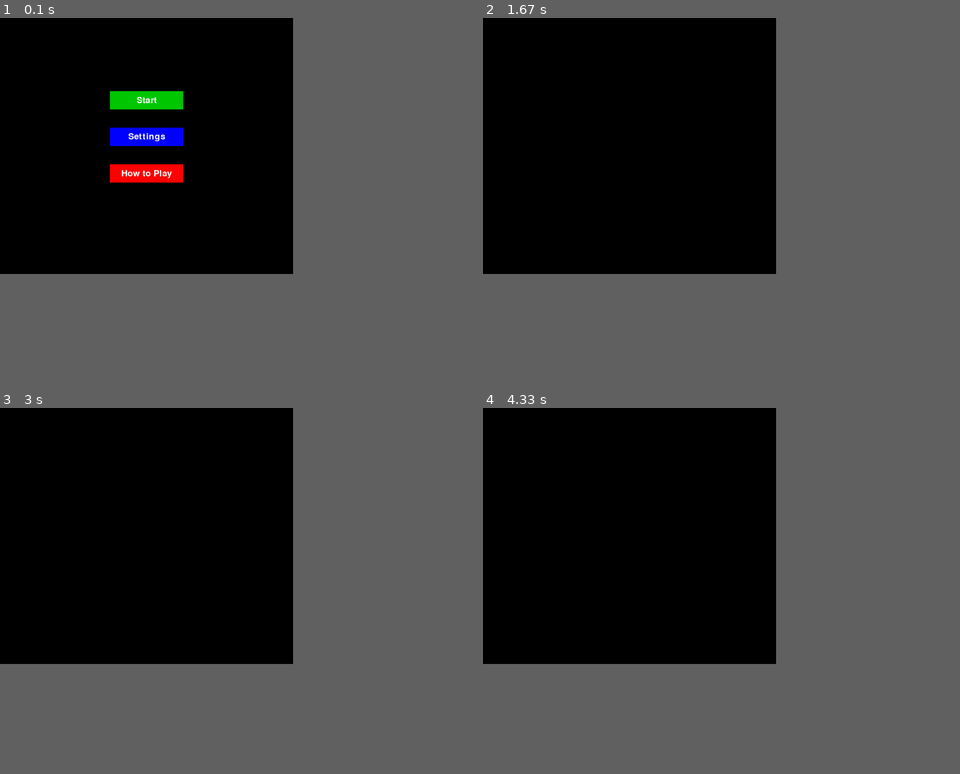
Above: before the commit, frames 1-4 (two rows, left to right).
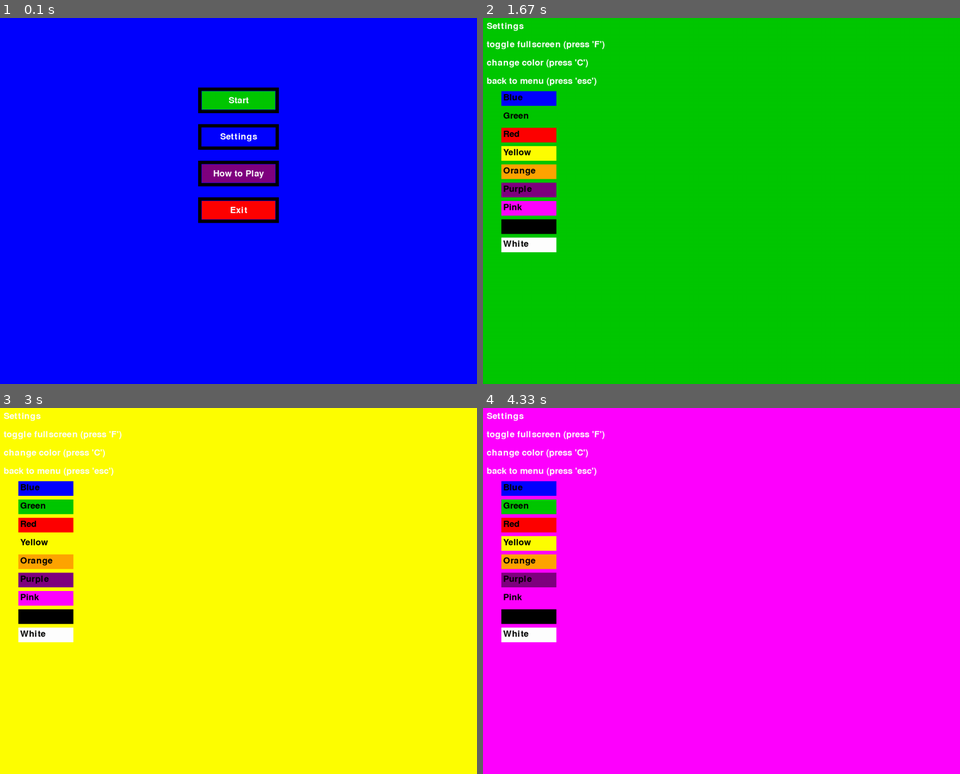
Above: after the commit, the same moments.

Repository: phrogpin/random-lil-projects
Game: pygame game, started from CODE/my own stuff/python stuff/garbage stuff in pygame/(prototype) 2d single player vers. of dice game/game.py
Same seed, same stepped clock (60 frames per second), same inputs: the game is played once before the commit and once after it.
Inputs (mouse positions are in pixels of both pictures, inside the frame that each line leads up to):
- Up to frame 1 (0.1 s): no input
- Up to frame 2 (1.67 s): click "How to Play" at 0.38 s; click (721, 138) at 0.72 s, where only the run after the commit has a clickable "Settings"; tap C at 1.17 s; click (530, 116) at 1.55 s, where only the run after the commit has a clickable "Green"
- Up to frame 3 (3 s): click (66, 580) at 1.88 s; click (47, 488) at 2.22 s, where only the run after the commit has a clickable "Blue"; click (47, 525) at 2.55 s, where only the run after the commit has a clickable "Red"; click (47, 543) at 2.88 s, where only the run after the commit has a clickable "Yellow"
- Up to frame 4 (4.33 s): click (540, 510) at 3.22 s; click (530, 561) at 3.55 s, where only the run after the commit has a clickable "Orange"; click (530, 580) at 3.88 s, where only the run after the commit has a clickable "Purple"; click (530, 598) at 4.22 s, where only the run after the commit has a clickable "Pink"
The window is 553x484 before the commit and 900x692 after it. Grey fills any space a smaller window leaves; there, only what the larger window draws over its background counts as a difference.

The runs differ from the first frame. In frame 1, 41% of the frame differs, in the area x 0-62%, y 0-70%; in frame 2, 42%; in frame 3, 42%; in frame 4, 42%.

Commit message:
added a exit button, and moved a few things around background color should now be fixed everywhere

Diff:
--- a/CODE/my own stuff/python stuff/garbage stuff in pygame/2d single player vers. of dice game/game.py
+++ b/CODE/my own stuff/python stuff/garbage stuff in pygame/(prototype) 2d single player vers. of dice game/game.py
@@ -1,13 +1,13 @@
 import pygame
 import sys
+import main
 import settings
-import main
 import how_to_play
 from settings import settings_screen
+from how_to_play import how_to_play_screen
 
 # game loop
 running = True
-game = False
 game_active = False
 settings_active = False
 how_to_play_active = False
@@ -18,7 +18,6 @@
     for event in pygame.event.get():
         if event.type == pygame.QUIT:
             running = False
-
 
         if event.type == pygame.MOUSEBUTTONDOWN:
             if main.start_button.collidepoint(event.pos):
@@ -33,41 +32,61 @@
                 # how to play button clicked
                 print("how to play button clicked")
                 how_to_play_active = True
+            elif main.exit_button.collidepoint(event.pos):
+                # exit button clicked
+                print("exit button clicked")
+                pygame.quit()
+                sys.exit()
 
     # fill the screen with a color
-    main.screen.fill(main.black)
+    main.screen.fill(main.background_color)
 
     if game_active:
         # game logic here
         pass
 
     elif settings_active:
+        # draw the settings button frame here
+        for frame in main.button_frames:
+            pygame.draw.rect(main.screen, main.black, frame, 9)
+
         # draw the settings screen here
-        settings_screen(main.screen, main.screen_width, main.screen_height)
+        settings_screen(main.screen, main.screen_width, main.screen_height, main.background_color)
         settings_active = False # exits settings screen and returns to main menu
-        pass
 
     elif how_to_play_active:
+        # draw the how to play button frame here
+        for frame in main.button_frames:
+            pygame.draw.rect(main.screen, main.black, frame, 9)
+
         # draw the how to play screen here
-        pass
+        how_to_play_screen(main.screen, main.screen_width, main.screen_height)
+        how_to_play_active = False # exits how to play screen and returns to main menu
 
     else:
         # main menu logic here
 
+        # draw the button frames
+        for frame in main.button_frames:
+            pygame.draw.rect(main.screen, main.black, frame, 9)
+
         # display the buttons
         pygame.draw.rect(main.screen, main.green, main.start_button)
         pygame.draw.rect(main.screen, main.blue, main.settings_button)
-        pygame.draw.rect(main.screen, main.red, main.how_to_play_button)
+        pygame.draw.rect(main.screen, main.purple, main.how_to_play_button)
+        pygame.draw.rect(main.screen, main.red, main.exit_button)
 
         # render button text
         start_text = main.font.render("Start", True, main.white)
         settings_text = main.font.render("Settings", True, main.white)
         how_to_play_text = main.font.render("How to Play", True, main.white)
+        exit_text = main.font.render("Exit", True, main.white)
 
         # display button text inside of the buttons
         main.screen.blit(start_text, (main.start_button.centerx - start_text.get_width() // 2, main.start_button.centery - start_text.get_height() // 2))
         main.screen.blit(settings_text, (main.settings_button.centerx - settings_text.get_width() // 2, main.settings_button.centery - settings_text.get_height() // 2))
         main.screen.blit(how_to_play_text, (main.how_to_play_button.centerx - how_to_play_text.get_width() // 2, main.how_to_play_button.centery - how_to_play_text.get_height() // 2))
+        main.screen.blit(exit_text, (main.exit_button.centerx - exit_text.get_width() // 2, main.exit_button.centery - exit_text.get_height() // 2))
 
     # update the display
     pygame.display.flip()
--- /dev/null
+++ b/CODE/my own stuff/python stuff/garbage stuff in pygame/(prototype) 2d single player vers. of dice game/how_to_play.py
@@ -0,0 +1,6 @@
+import pygame
+import sys
+import main
+
+def how_to_play_screen(screen, screenwidth, screen_height):
+    pass
--- a/CODE/my own stuff/python stuff/garbage stuff in pygame/2d single player vers. of dice game/main.py
+++ b/CODE/my own stuff/python stuff/garbage stuff in pygame/(prototype) 2d single player vers. of dice game/main.py
@@ -21,9 +21,12 @@
 orange = (255, 165, 0)
 yellow = (255, 255, 0)
 
+# initializing the background color variable
+background_color = [0, 0, 255]
+
 # screen settings
-screen_width = 800
-screen_height = 700
+screen_width = 1300
+screen_height = 1000
 screen = pygame.display.set_mode((screen_width, screen_height), pygame.FULLSCREEN)
 pygame.display.set_caption("Gambling Dice Game")
 
@@ -38,7 +41,10 @@
 start_button = pygame.Rect(screen_width // 2 - button_width // 2, 200, button_width, button_height)
 settings_button = pygame.Rect(screen_width // 2 - button_width // 2, 300, button_width, button_height)
 how_to_play_button = pygame.Rect(screen_width // 2 - button_width // 2, 400, button_width, button_height)
+exit_button = pygame.Rect(screen_width // 2 - button_width // 2, 500, button_width, button_height)
 
+# creating frames for the buttons
+button_frames = [pygame.Rect(button.left - 10, button.top - 10, button.width + 20, button.height + 20) for button in [start_button, settings_button, how_to_play_button, exit_button]]
 
 # dice settings
 dice_width = 40
--- a/CODE/my own stuff/python stuff/garbage stuff in pygame/2d single player vers. of dice game/settings.py
+++ b/CODE/my own stuff/python stuff/garbage stuff in pygame/(prototype) 2d single player vers. of dice game/settings.py
@@ -1,12 +1,11 @@
 import pygame
 import sys
 import main
-import random
 
-def settings_screen(screen, screen_width, screen_height):
+def settings_screen(screen, screen_width, screen_height, background_color):
     # initialize settings variables
     fullscreen = False
-    background_color = main.green
+    # background_color = main.green
     running = True
     color_picker_active = False
 
@@ -59,11 +58,11 @@
             if color_picker_active and event.type == pygame.MOUSEBUTTONDOWN:
                 for color_name, color, button in color_buttons:
                     if button.collidepoint(event.pos):
-                        background_color = color
-                        color_picker_active = False
+                        background_color[:] = color
+                        # color_picker_active = False
 
         # clear the screen
-        main.screen.fill(main.white)
+        main.screen.fill(main.background_color)
 
         # draw the settings screen
         pygame.draw.rect(main.screen, background_color, (0, 0, main.screen_width, main.screen_height))
@@ -71,6 +70,7 @@
         fullscreen_text = main.font.render("toggle fullscreen (press 'F')", True, main.white)
         color_text = main.font.render("change color (press 'C')", True, main.white)
         back_text = main.font.render("back to menu (press 'esc')", True, main.white)
+
         # draw the text
         main.screen.blit(settings_text, (10, 10))
         main.screen.blit(fullscreen_text, (10, 60))
Empty file removed: CODE/my own stuff/python stuff/garbage stuff in pygame/2d single player vers. of dice game/how_to_play.py
